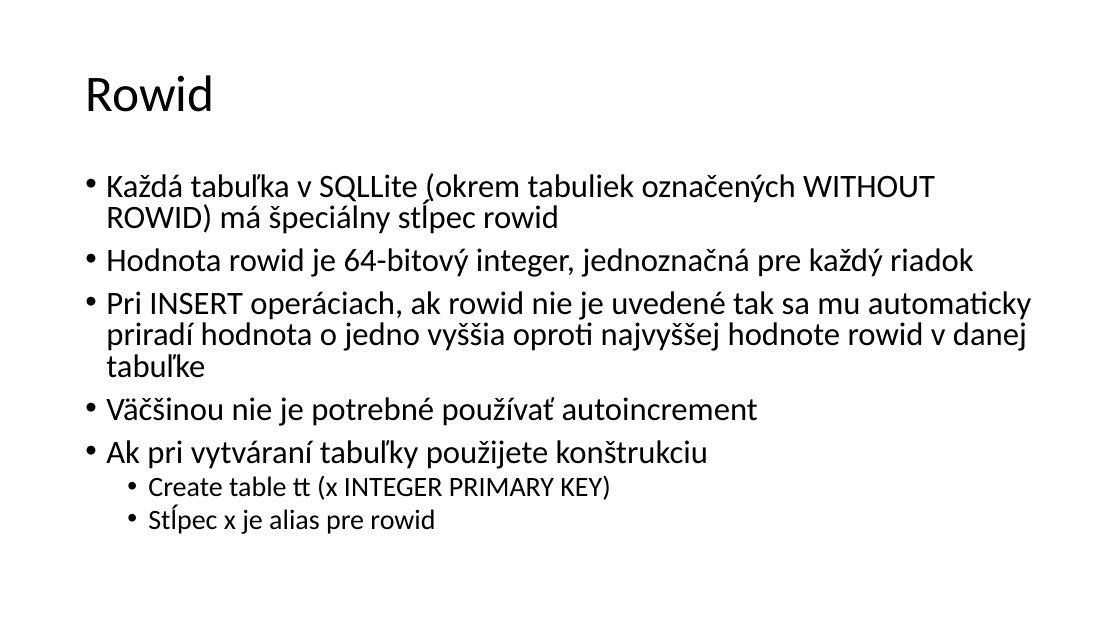
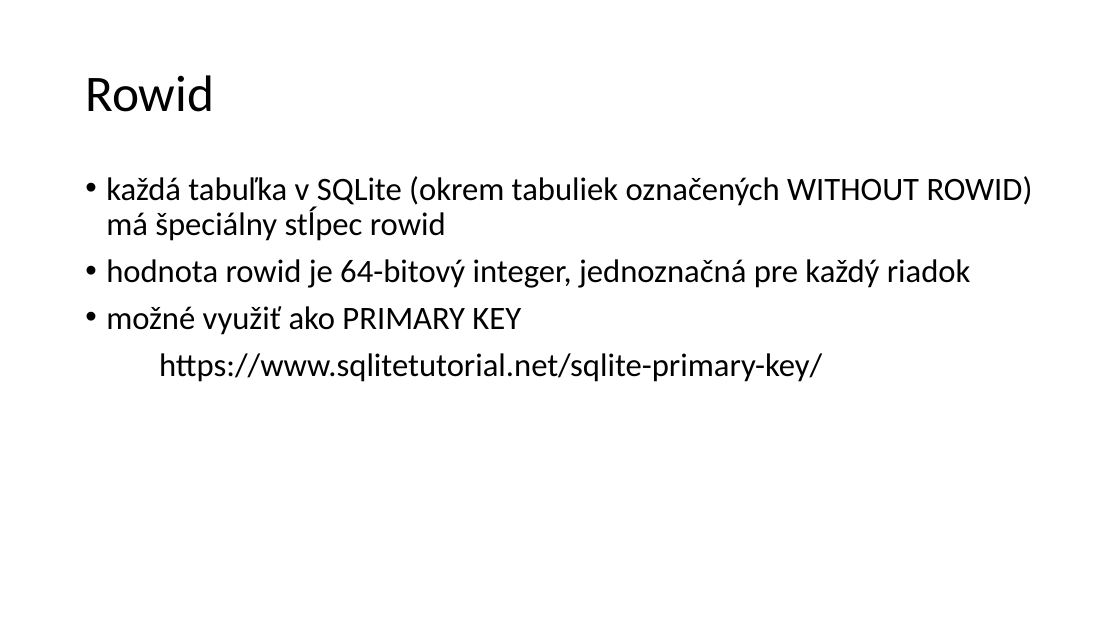
Before and after one commit to janmazak/db_praktikum, a slide deck: slide 5 of materialy/10/sqlite.pptx (slide 6 before the commit). Drawn at 1120x630 pixels with LibreOffice and Linux fonts; fonts in the diff are those of the drawing. Boxes give left, top, right and bottom in pixels: in the first picture for what was removed or moved away, otherwise in the second. Text is boxed around its words. In the diff, an @@ line names an element or a change of style, - is before the commit and + after.

```diff
--- a/materialy/10/sqlite.pptx
+++ b/materialy/10/sqlite.pptx
@@ text at (x1=106, y1=176, x2=1033, y2=382): text changed @@
-• Každá tabuľka v SQLLite (okrem tabuliek označených WITHOUT ROWID) má špeciálny stĺpec rowid
-• Hodnota rowid je 64-bitový integer, jednoznačná pre každý riadok
-• Pri INSERT operáciach, ak rowid nie je uvedené tak sa mu automaticky priradí hodnota o jedno vyššia oproti najvyššej hodnote rowid v danej tabuľke
-• Väčšinou nie je potrebné používať autoincrement
-• Ak pri vytváraní tabuľky použijete konštrukciu
-  • Create table tt (x INTEGER PRIMARY KEY)
-  • Stĺpec x je alias pre rowid
+• každá tabuľka v SQLite (okrem tabuliek označených WITHOUT ROWID) má špeciálny stĺpec rowid
+• hodnota rowid je 64-bitový integer, jednoznačná pre každý riadok
+• možné využiť ako PRIMARY KEY
+https://www.sqlitetutorial.net/sqlite-primary-key/
```
Also in this commit, not shown: 3 other slides changed, 1 slide added, 2 slides removed, 6 other files.
